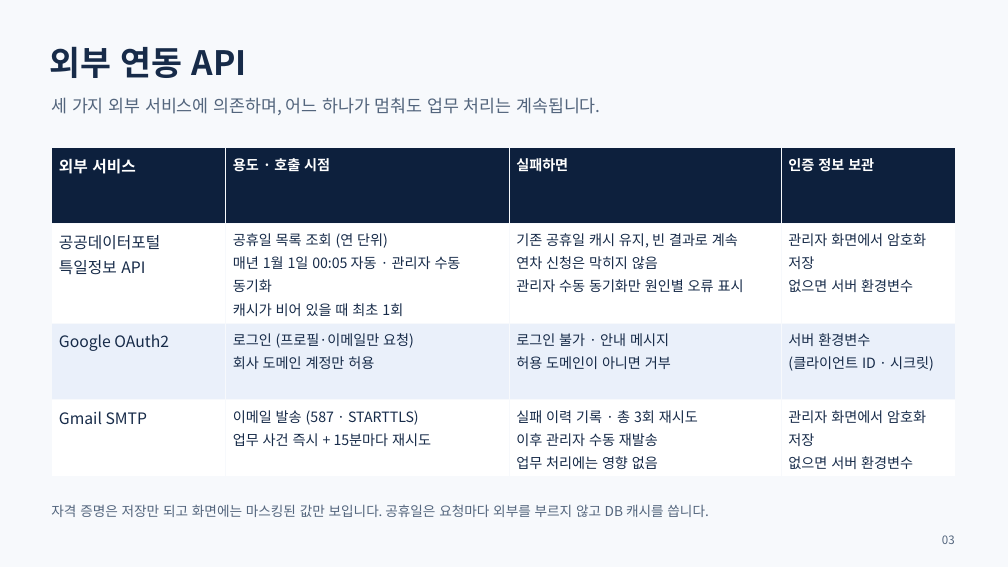
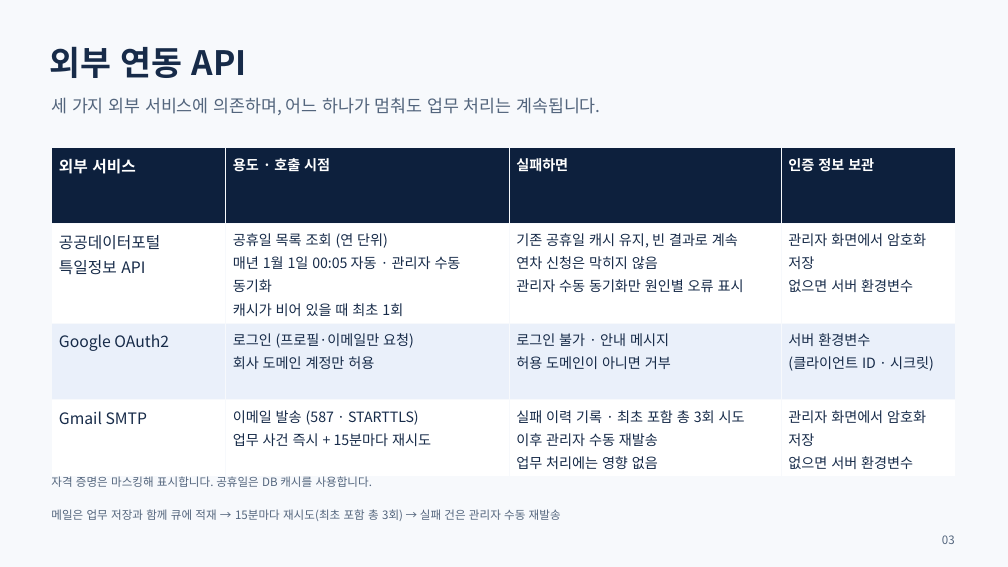
Before and after one commit to yejun9052/mlsoft-first-project, a slide deck: slide 3 of docs/발표자료/연차ON-프로젝트-소개-2026-09-11.pptx. Drawn at 1008x567 pixels with LibreOffice and Linux fonts; fonts in the diff are those of the drawing. Boxes give left, top, right and bottom in pixels: in the first picture for what was removed or moved away, otherwise in the second. Text is boxed around its words. In the diff, an @@ line names an element or a change of style, - is before the commit and + after.

```diff
--- a/docs/발표자료/연차ON-프로젝트-소개-2026-09-11.pptx
+++ b/docs/발표자료/연차ON-프로젝트-소개-2026-09-11.pptx
@@ table at (51, 147, 955, 473) @@
-row 4, column 3: 실패 이력 기록 · 총 3회 재시도 / 이후 관리자 수동 재발송 / 업무 처리에는 영향 없음
+row 4, column 3: 실패 이력 기록 · 최초 포함 총 3회 시도 / 이후 관리자 수동 재발송 / 업무 처리에는 영향 없음
@@ text at (51, 476, 373, 487): text changed; size 13 to 11 pt @@
-자격 증명은 저장만 되고 화면에는 마스킹된 값만 보입니다. 공휴일은 요청마다 외부를 부르지 않고 DB 캐시를 씁니다.
+자격 증명은 마스킹해 표시합니다. 공휴일은 DB 캐시를 사용합니다.
@@ text added at (51, 509, 561, 521), 11 pt, text #53657D @@
+메일은 업무 저장과 함께 큐에 적재 → 15분마다 재시도(최초 포함 총 3회) → 실패 건은 관리자 수동 재발송
```
Also in this commit, not shown: 10 other slides changed, 2 slides added, 7 slides removed, 3 other files.
